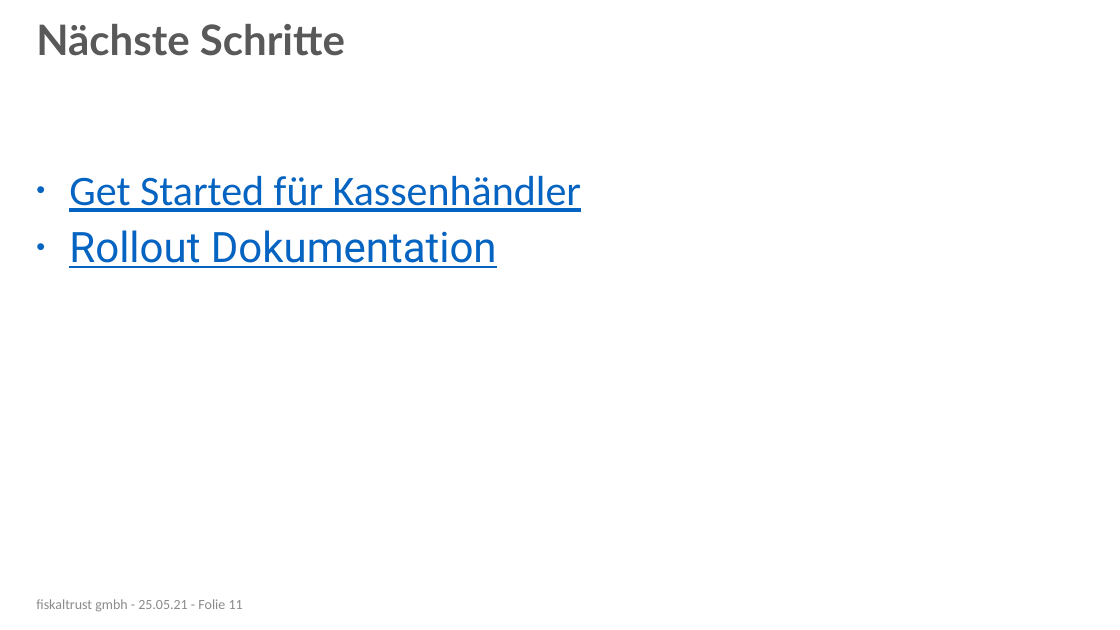
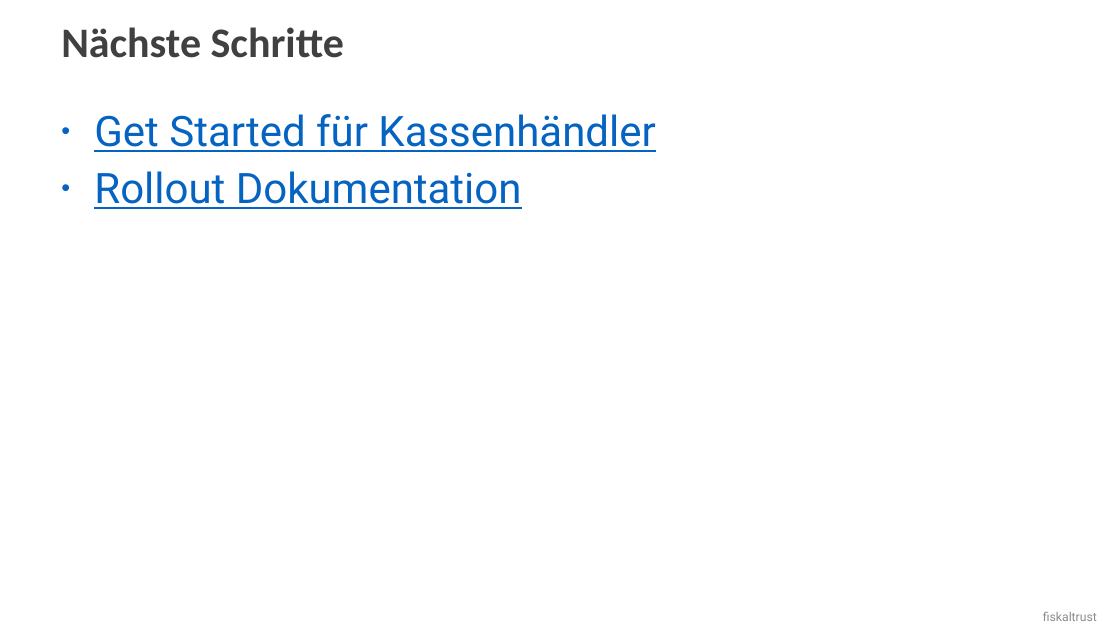
Before and after one commit to fiskaltrust/getting-started, a slide deck: slide 12 of posdealers/presentations/tech/media/posdealer-tech-rollout.pptx (slide 11 before the commit). Drawn at 1120x630 pixels with LibreOffice and Linux fonts; fonts in the diff are those of the drawing; background and template pictures are left out. Boxes give left, top, right and bottom in pixels: in the first picture for what was removed or moved away, otherwise in the second. Text is boxed around its words. In the diff, an @@ line names an element or a change of style, - is before the commit and + after.

```diff
--- a/posdealers/presentations/tech/media/posdealer-tech-rollout.pptx
+++ b/posdealers/presentations/tech/media/posdealer-tech-rollout.pptx
@@ title "Nächste Schritte": place and size @@
-title "Nächste Schritte" at [36,24,345,56]
+title "Nächste Schritte" at [61,27,344,58]
@@ title "Nächste Schritte" at [61,27,344,58]: font Lato to Calibri, text colour #595959 to #404040; vertical alignment middle to top @@
@@ text "Get Started für Kassenhändler": place and size @@
-text "Get Started für Kassenhändler" at [69,176,581,268]
+text "Get Started für Kassenhändler" at [94,114,655,209]
@@ text at [94,114,655,152]: font Calibri to Roboto in "Get Started für Kassenhändler" @@
@@ text removed at [36,599,243,612] @@
-fiskaltrust gmbh - 25.05.21 - Folie 11
@@ text added at [1043,612,1097,621], 10.5 pt, text #8C8C8C @@
+fiskaltrust
```
Also in this commit, not shown: 9 other slides changed, 2 slides added, 2 slides removed, 3 other files.
